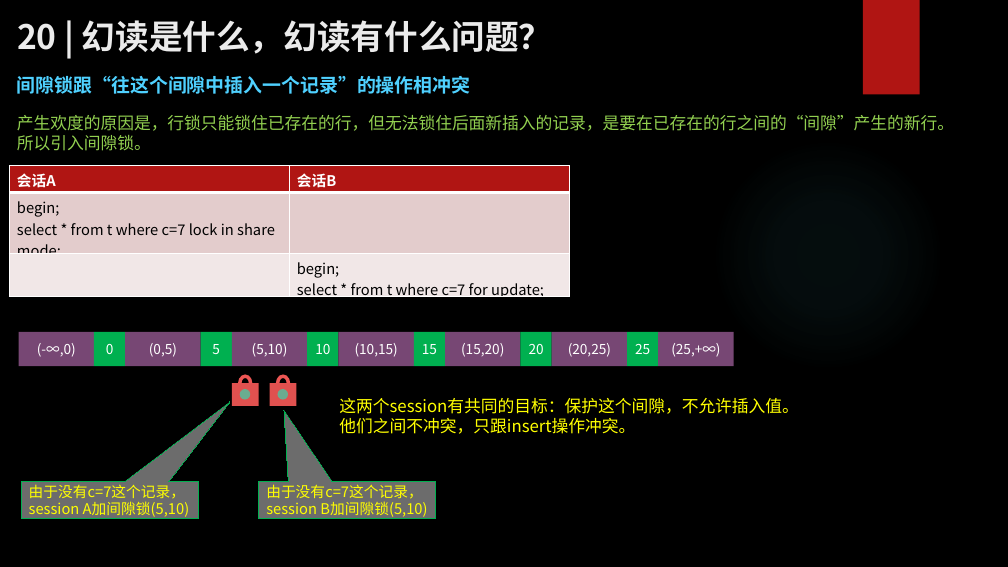
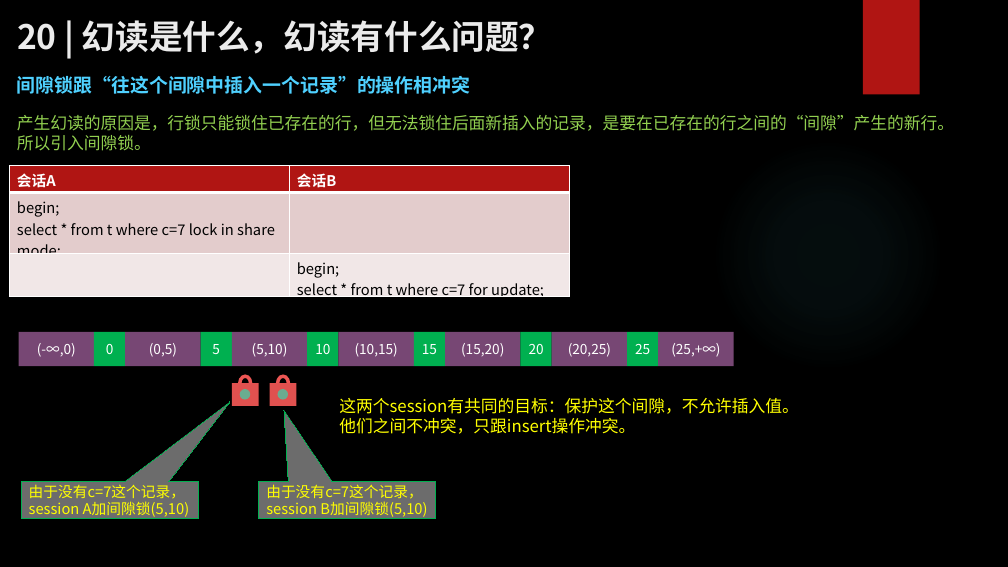
Before and after one commit to zhangkekf/reading-notes, a slide deck: slide 7 of MySQL实战/20幻读是什么，幻读有什么问题？.pptx. Drawn at 1008x567 pixels with LibreOffice and Linux fonts; fonts in the diff are those of the drawing; background and template pictures are left out. Boxes give left, top, right and bottom in pixels: in the first picture for what was removed or moved away, otherwise in the second. Text is boxed around its words. In the diff, an @@ line names an element or a change of style, - is before the commit and + after.

```diff
--- a/MySQL实战/20幻读是什么，幻读有什么问题？.pptx
+++ b/MySQL实战/20幻读是什么，幻读有什么问题？.pptx
@@ text at [17, 115, 954, 131]: text changed @@
-产生欢度的原因是，行锁只能锁住已存在的行，但无法锁住后面新插入的记录，是要在已存在的行之间的“间隙”产生的新行。
+产生幻读的原因是，行锁只能锁住已存在的行，但无法锁住后面新插入的记录，是要在已存在的行之间的“间隙”产生的新行。
```
Also in this commit, not shown: 6 other files.
